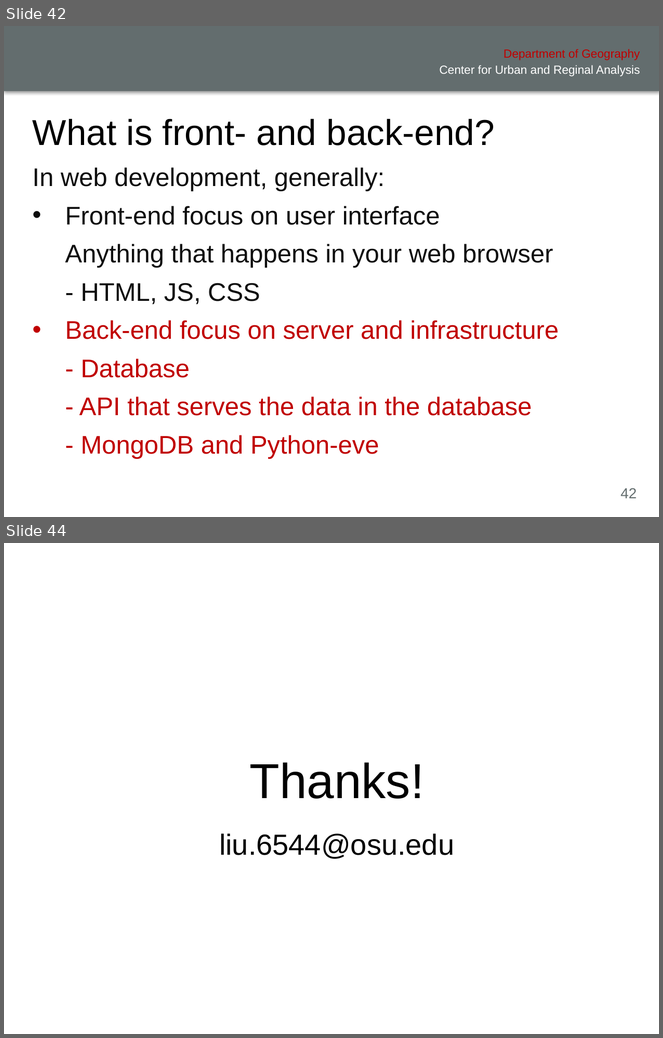
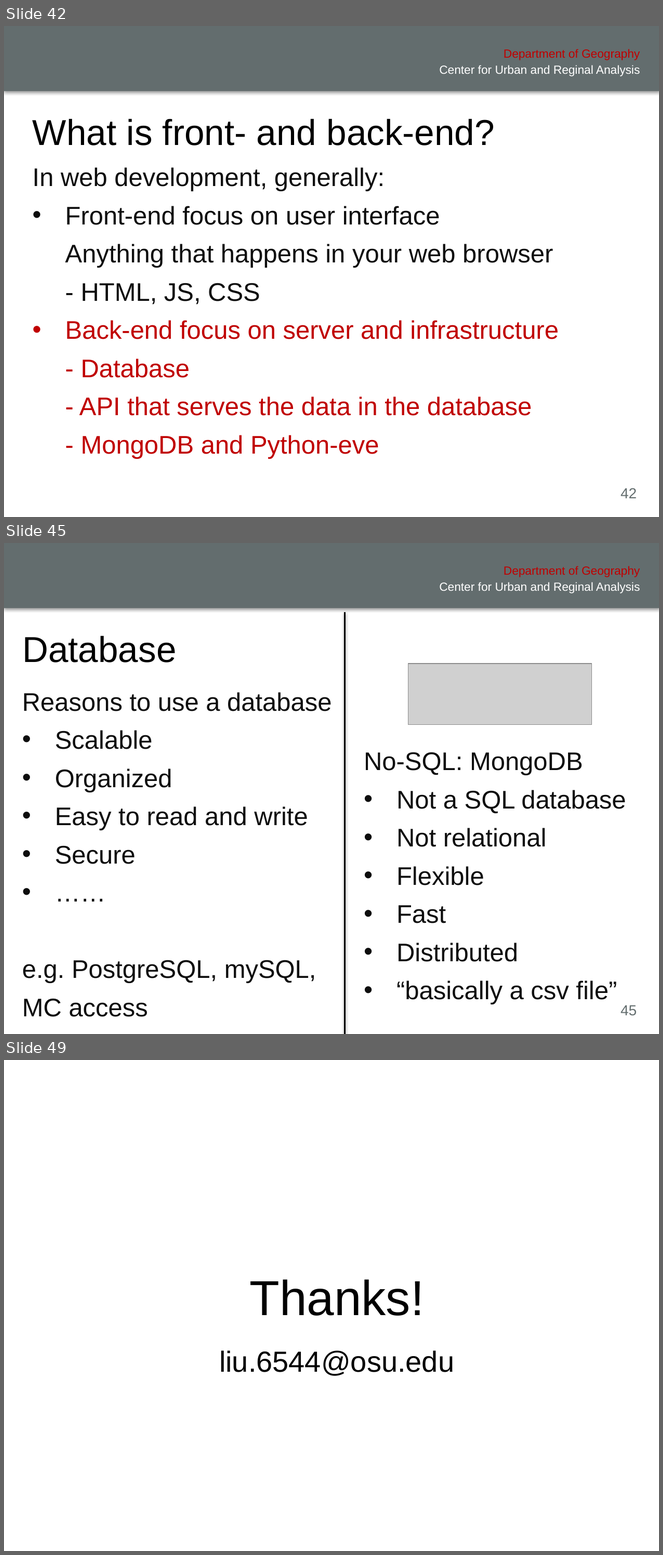
Before and after one commit to xiaohuiliugis/UCGIS-Fullstack-Geovisualization-Workshop, a slide deck: doc/presentation.pptx. Shown one above the other, each under a label of ours: slides 42 and 44 before the commit, slides 42, 45 and 49 after it; the slides between them are not shown. The pictures are 663x1038 and 663x1555 pixels, drawn with LibreOffice and Linux fonts; fonts in the diff are those of the drawing; grey boxes stand for pictures; background and template pictures are left out. Boxes give left, top, right and bottom in pixels: in the first picture for what was removed or moved away, otherwise in the second. Text is boxed around its words. In the diff, an @@ line names an element or a change of style, - is before the commit and + after.

```diff
--- a/doc/presentation.pptx
+++ b/doc/presentation.pptx
@@ slide 45 added at box(4, 543, 659, 1034), background #FFFFFF; not listed: 4 template elements that a slide beside it also shows @@
@@ line added from (345, 613) to (345, 1034), #000000 2 pt @@
@@ title added at box(22, 636, 177, 663), 39.6 pt, text #000000 @@
+Database
@@ picture added at box(408, 664, 592, 724) @@
@@ text added at box(16, 675, 345, 991), outline #FFFFFF 0.75 pt, 28 pt, text #0D0D0D @@
+Reasons to use a database
+• Scalable
+• Organized
+• Easy to read and write
+• Secure
+• ……
+e.g. PostgreSQL, mySQL,
+MC access
@@ rectangle added at box(357, 734, 647, 1034), outline #FFFFFF 0.75 pt, 28 pt, text #0D0D0D @@
+No-SQL: MongoDB
+• Not a SQL database
+• Not relational
+• Flexible
+• Fast
+• Distributed
+• “basically a csv file”
@@ what was slide 44 is now slide 49 @@
```
Also in this commit, not shown: 2 slides changed, 5 other slides added, 1 slide removed, 1 other file.
